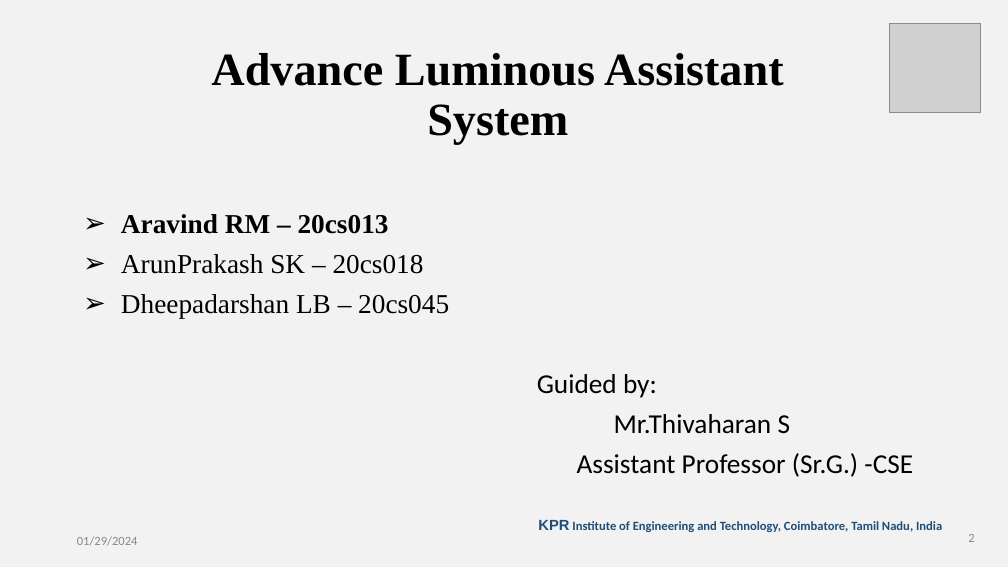
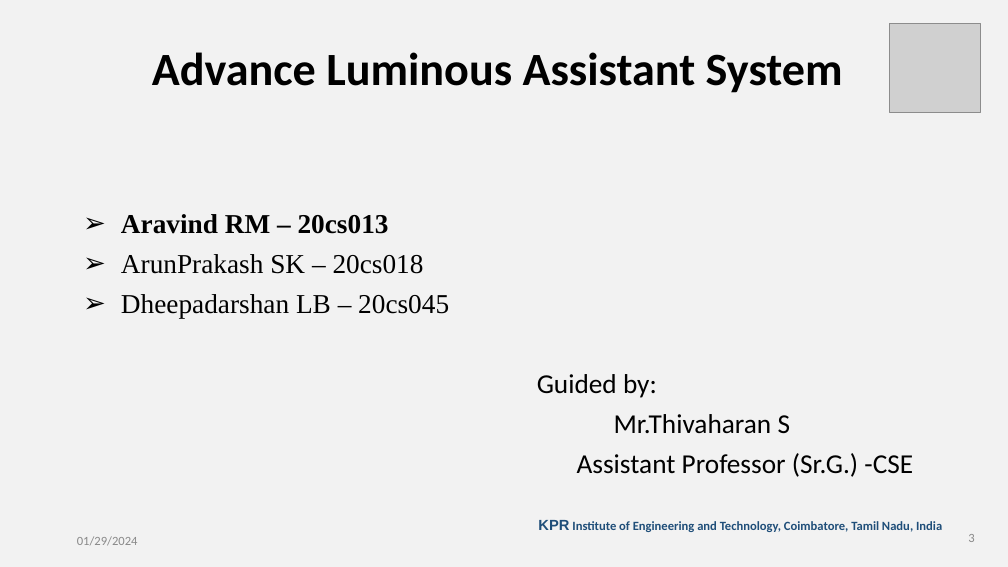
Before and after one commit to ARAVIND1702/ALAS_PPT, a slide deck: slide 3 of First Review-PPT_Template.pptx (slide 2 before the commit). Drawn at 1008x567 pixels with LibreOffice and Linux fonts; fonts in the diff are those of the drawing; grey boxes stand for pictures; background and template pictures are left out. Boxes give left, top, right and bottom in pixels: in the first picture for what was removed or moved away, otherwise in the second. Text is boxed around its words. In the diff, an @@ line names an element or a change of style, - is before the commit and + after.

Commit message:
content added next design

```diff
--- a/First Review-PPT_Template.pptx
+++ b/First Review-PPT_Template.pptx
@@ text "Advance Luminous Assistant System" at (152, 52, 843, 93): font Times New Roman to Calibri @@
```
Also in this commit, not shown: 12 other slides changed, 1 slide added.
